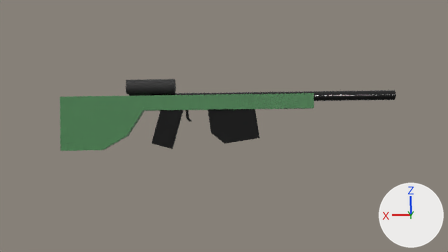
The Blender file Scenes/Guns/Sniper/Sniper.blend as it was, and as the next commit left it.
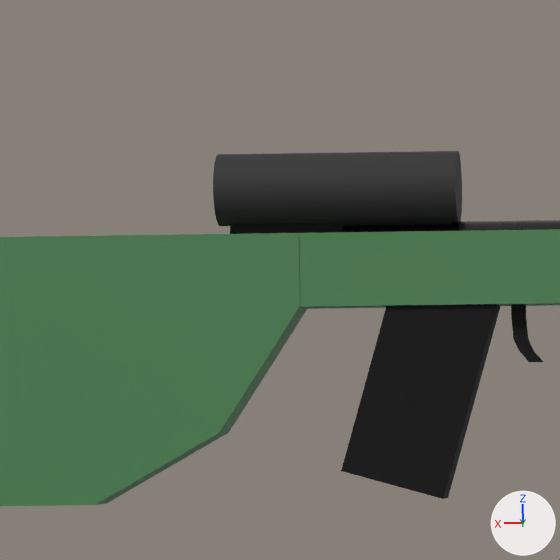
There are two pictures of each version: one from the file's camera 'Camera', one close up on the part from 19% to 44% of the width and 19% to 64% of the height. The lights are fixed; the arrows at lower right show +X, +Y and +Z.
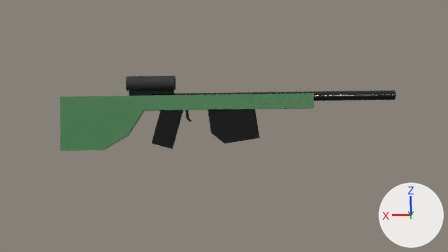
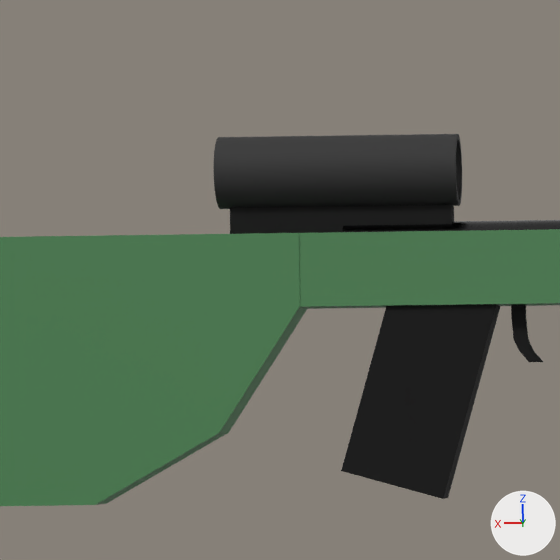
Boxes [x1, y1, x2, y2] around the edits, measured in the close-ups (560 x 560 px):
```json
{"object": "Cylinder.001", "change": "moved, modifiers changed", "before": [213, 151, 462, 226], "after": [214, 134, 462, 209]}
{"object": "Cube.004", "change": "unchanged, uncovered by the edit", "before": [230, 221, 452, 234], "after": [230, 204, 454, 234]}
```

Scene script edits in JSON lines:
```json
{"op": "add", "block": "mat_scope_001", "code": ["mat_scope_001 = principled_material('Scope.001')", "mat_scope_001.base_color = (0.0291, 0.0291, 0.0291)  # black #303030", "mat_scope_001.roughness = 0.76"]}
{"op": "add", "block": "me_cylinder_002", "code": ["me_cylinder_002 = bpy.data.meshes.new('Cylinder.002')", "me_cylinder_002.from_pydata(...)  # 95 vertices, 34 faces, 30 loose edges; spans x -1.0..1.0, y -1.0..1.0, z -1.0..1.0", "me_cylinder_002.polygons.foreach_set('use_smooth', [True] * 34)", "me_cylinder_002.materials.append(mat_scope_001)  # black #303030"]}
{"op": "set", "path": "ob_cylinder_001.location", "old": "(0.3393, 0.0, 0.2)", "new": "(0.3393, -0.003, 0.2146)"}
{"op": "add", "block": "ob_cylinder_001", "code": "_m = ob_cylinder_001.modifiers.new('Boolean', 'BOOLEAN')"}
{"op": "add", "block": "ob_cylinder_001", "code": "_m.object = ob_cylinder_002"}
{"op": "add", "block": "ob_cylinder_002", "code": ["ob_cylinder_002 = bpy.data.objects.new('Cylinder.002', me_cylinder_002)", "ob_cylinder_002.location = (0.339, -0.00296, 0.215)", "ob_cylinder_002.rotation_euler = (0.0, 1.571, 0.0)  # degrees (0, 90, 0)", "ob_cylinder_002.scale = (0.025, 0.025, 0.1)", "ob_cylinder_002.hide_set(True)"]}
```
